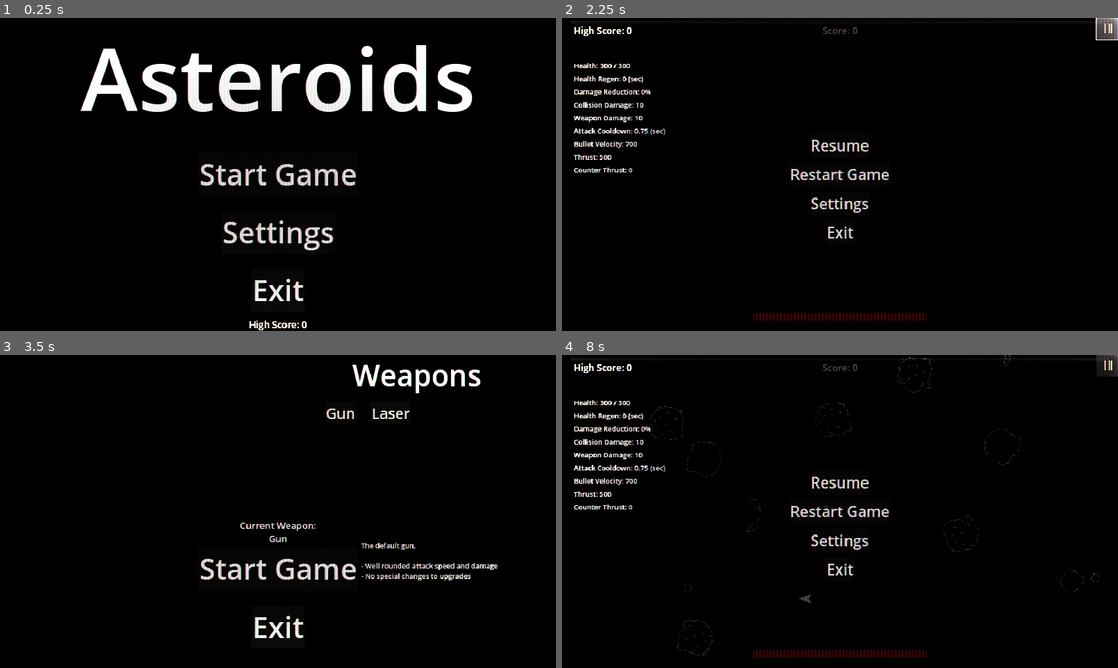
Above: before the commit, frames 1-4 (two rows, left to right).
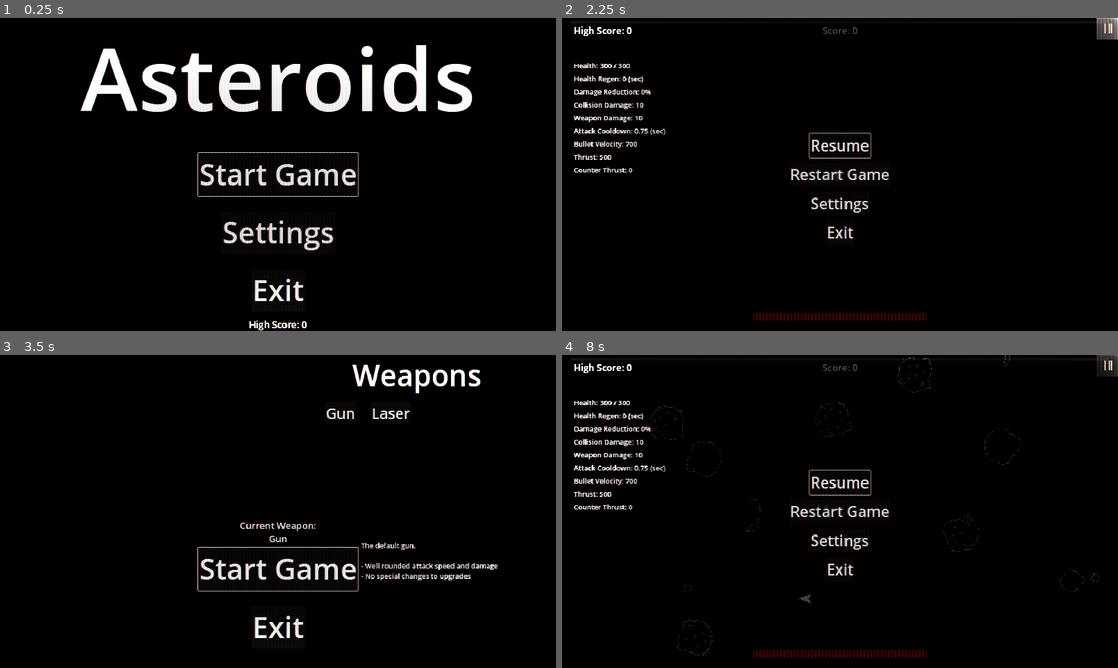
Above: after the commit, the same moments.

Repository: CoilSeb/AsteroidsPersonal
Game: Godot game, scene res://Scenes/Screens/Start Screen/StartScreen.tscn
Same seed, same stepped clock (60 frames per second), same inputs: the game is played once before the commit and once after it.
Inputs (mouse positions are in pixels of both pictures, inside the frame that each line leads up to):
- Up to frame 1 (0.25 s): no input
- Up to frame 2 (2.25 s): click "Start Game" at 0.5 s; click "Start Game" at 1.25 s; click (1106, 27) at 2 s
- Up to frame 3 (3.5 s): click "Restart Game" at 2.75 s
- Up to frame 4 (8 s): click "Start Game" at 3.5 s; tap Enter at 4.25 s; move the mouse to (962, 495) at 4.27 s; hold D (rotate_right) 4.28-5.03 s; hold Space (shoot) 4.28-5.03 s; move the mouse to (728, 527) at 5.02 s; hold S (move_backward) 5.03-5.78 s; click (728, 527) at 5.1 s; tap Space (shoot) at 5.3, 6.05, 6.8 s; move the mouse to (895, 442) at 5.77 s; hold D (rotate_right) 5.78-6.53 s; hold Right mouse button (M2) 5.78-6.53 s; move the mouse to (812, 574) at 6.52 s; hold W (move_forward) 6.53-7.28 s; tap R (reroll) at 6.6 s; move the mouse to (1006, 558) at 7.27 s; hold A (rotate_left) from 7.28 s (still down); hold Space (shoot) from 7.28 s (still down); tap Escape (Escape) at 7.9 s

The runs differ from the first frame. In frame 1, 0.2% of the frame differs, in the area x 35-65%, y 42-58%; in frame 2, 0.1%; in frame 3, 0.2%; in frame 4, less than 0.1%.

Commit message:
Add focus to start and check buttons

Diff:
--- a/Scenes/Screens/Settings/settings_menu.gd
+++ b/Scenes/Screens/Settings/settings_menu.gd
@@ -12,6 +12,7 @@
 	crt_slider.value = Global.crt_value
 	crt_line_edit.text = str(Global.crt_value)
 	check_button.button_pressed = Global.fullscreen
+	check_button.grab_focus()
 
 
 # Called every frame. 'delta' is the elapsed time since the previous frame.
@@ -56,3 +57,9 @@
 func _on_crt_line_edit_text_submitted(new_text):
 	if !has_letters(new_text) && float(new_text) <= 100:
 		crt_slider.value = float(new_text)
+
+
+func _on_visibility_changed():
+	#if settings_menu != null:
+		if self.visible:
+			check_button.grab_focus()
--- a/Scenes/Screens/Settings/settings_menu.tscn
+++ b/Scenes/Screens/Settings/settings_menu.tscn
@@ -50,6 +50,8 @@
 offset_bottom = 14.5
 grow_horizontal = 2
 grow_vertical = 2
+focus_neighbor_top = NodePath("../CheckButton")
+focus_neighbor_bottom = NodePath("../ExitButton")
 value = 100.0
 
 [node name="ExitButton" type="Button" parent="."]
@@ -66,6 +68,8 @@
 grow_horizontal = 2
 grow_vertical = 2
 pivot_offset = Vector2(50, 40)
+focus_neighbor_top = NodePath("../CRT_Slider")
+focus_neighbor_bottom = NodePath("../CheckButton")
 theme_override_font_sizes/font_size = 52
 text = "Exit"
 
@@ -82,7 +86,8 @@
 offset_bottom = -79.0
 grow_horizontal = 2
 grow_vertical = 2
-focus_mode = 0
+focus_neighbor_top = NodePath("../ExitButton")
+focus_neighbor_bottom = NodePath("../CRT_Slider")
 theme_override_font_sizes/font_size = 32
 text = "Fullscreen"
 
@@ -104,6 +109,7 @@
 alignment = 1
 max_length = 3
 
+[connection signal="visibility_changed" from="." to="." method="_on_visibility_changed"]
 [connection signal="value_changed" from="CRT_Slider" to="." method="_on_h_slider_value_changed"]
 [connection signal="pressed" from="ExitButton" to="." method="_on_exit_button_pressed"]
 [connection signal="toggled" from="CheckButton" to="." method="_on_check_button_toggled"]
--- a/Scenes/Screens/Start Screen/StartScreen.gd
+++ b/Scenes/Screens/Start Screen/StartScreen.gd
@@ -4,6 +4,8 @@
 @onready var color_rect = $ColorRect
 @onready var settings_menu = $SettingsMenu
 @onready var exit_button = $SettingsMenu/ExitButton
+@onready var start = $Control/Start
+@onready var settings_button = $Control/Settings
 
 
 func _ready():
@@ -11,11 +13,12 @@
 	color_rect.material.set_shader_parameter("aberration", Global.aberration)
 	color_rect.material.set_shader_parameter("grille_opacity", Global.grille_opacity)
 	high_score_label.text = "High Score: " + Global.get_score_text(Global.high_score)
+	start.grab_focus()
+
 
 # Called every frame. 'delta' is the elapsed time since the previous frame.
 func _process(_delta):
-	if Input.is_action_just_pressed("shoot"):
-		_on_start_pressed()
+	pass
 
 
 func _on_start_pressed():
@@ -39,3 +42,9 @@
 func crt():
 	color_rect.material.set_shader_parameter("aberration", Global.aberration)
 	color_rect.material.set_shader_parameter("grille_opacity", Global.grille_opacity)
+
+
+func _on_settings_visibility_changed():
+	if settings_menu != null:
+		if !settings_menu.visible:
+			settings_button.grab_focus()
--- a/Scenes/Screens/Start Screen/StartScreen.tscn
+++ b/Scenes/Screens/Start Screen/StartScreen.tscn
@@ -52,6 +52,8 @@
 offset_bottom = 15.5
 grow_horizontal = 2
 grow_vertical = 2
+focus_neighbor_top = NodePath("../Exit")
+focus_neighbor_bottom = NodePath("../Settings")
 theme_override_font_sizes/font_size = 100
 text = "Start Game"
 
@@ -68,6 +70,9 @@
 offset_bottom = 272.5
 grow_horizontal = 2
 grow_vertical = 2
+focus_neighbor_left = NodePath("../../SettingsMenu")
+focus_neighbor_top = NodePath("../Start")
+focus_neighbor_bottom = NodePath("../Exit")
 theme_override_font_sizes/font_size = 100
 text = "Settings"
 
@@ -84,6 +89,8 @@
 offset_bottom = 472.5
 grow_horizontal = 2
 grow_vertical = 2
+focus_neighbor_top = NodePath("../Settings")
+focus_neighbor_bottom = NodePath("../Start")
 theme_override_font_sizes/font_size = 100
 text = "Exit"
 
@@ -131,4 +138,5 @@
 
 [connection signal="pressed" from="Control/Start" to="." method="_on_start_pressed"]
 [connection signal="pressed" from="Control/Settings" to="." method="_on_settings_pressed"]
+[connection signal="visibility_changed" from="Control/Settings" to="." method="_on_settings_visibility_changed"]
 [connection signal="pressed" from="Control/Exit" to="." method="_on_exit_pressed"]
--- a/Scenes/Screens/Start_Menu/start_menu.gd
+++ b/Scenes/Screens/Start_Menu/start_menu.gd
@@ -1,6 +1,7 @@
 extends CanvasLayer
 
 @onready var color_rect = $ColorRect
+@onready var start = $Control/Start
 
 
 func _ready():
@@ -8,6 +9,7 @@
 	color_rect.material.set_shader_parameter("aberration", Global.aberration)
 	color_rect.material.set_shader_parameter("grille_opacity", Global.grille_opacity)
 	$Gun_Text.visible = true
+	start.grab_focus()
 
 
 func _process(_delta):
--- a/Scenes/Screens/Start_Menu/start_menu.tscn
+++ b/Scenes/Screens/Start_Menu/start_menu.tscn
@@ -51,6 +51,8 @@
 offset_bottom = -267.5
 grow_horizontal = 2
 grow_vertical = 0
+focus_neighbor_top = NodePath("../Gun_Button")
+focus_neighbor_bottom = NodePath("../Exit")
 theme_override_font_sizes/font_size = 100
 text = "Start Game"
 
@@ -60,6 +62,9 @@
 offset_top = 161.0
 offset_right = 1230.0
 offset_bottom = 238.0
+focus_neighbor_left = NodePath("../Laser_Button")
+focus_neighbor_right = NodePath("../Laser_Button")
+focus_neighbor_bottom = NodePath("../Start")
 theme_override_font_sizes/font_size = 50
 text = "Gun"
 
@@ -69,6 +74,9 @@
 offset_top = 161.0
 offset_right = 1419.0
 offset_bottom = 238.0
+focus_neighbor_left = NodePath("../Gun_Button")
+focus_neighbor_right = NodePath("../Gun_Button")
+focus_neighbor_bottom = NodePath("../Start")
 theme_override_font_sizes/font_size = 50
 text = "Laser"
 
@@ -117,6 +125,8 @@
 offset_bottom = 472.5
 grow_horizontal = 2
 grow_vertical = 2
+focus_neighbor_top = NodePath("../Start")
+focus_neighbor_bottom = NodePath("../Start")
 theme_override_font_sizes/font_size = 100
 text = "Exit"
 
--- a/Scenes/UI/UI.gd
+++ b/Scenes/UI/UI.gd
@@ -91,7 +91,7 @@
 	$PauseMenu/VBoxContainer/Collision_Damage_Label.text = "Collision Damage: " + str(Global.collision_damage)
 	$PauseMenu/VBoxContainer/Weapon_Damage_Label.text = "Weapon Damage: " + str(snapped(Global.damage, 0.01))
 	$PauseMenu/VBoxContainer/Attack_Speed_Label.text = "Attack Cooldown: " + str(snapped(Global.attack_speed, 0.01)) + " (sec)"
-	$PauseMenu/VBoxContainer/Bullet_Velocity_Label.text = "Bullet Velocity: " + str(Global.bullet_velocity)
+	$PauseMenu/VBoxContainer/Bullet_Velocity_Label.text = "Bullet Velocity: " + str(snapped(Global.bullet_velocity, 1))
 	$PauseMenu/VBoxContainer/Move_Speed_Label.text = "Thrust: " + str(Global.move_speed)
 	$PauseMenu/VBoxContainer/Counter_Thrust_Label.text = "Counter Thrust: " + str(Global.counter_thrust)
 
@@ -113,6 +113,8 @@
 		get_tree().paused = true
 		for button in buttons:
 			button.visible != button.visible
+		return
+	resume_button.grab_focus()
 
 
 func _on_ResumeButton_pressed():
--- a/Scenes/UI/UI.tscn
+++ b/Scenes/UI/UI.tscn
@@ -179,6 +179,9 @@
 offset_bottom = 260.0
 grow_horizontal = 2
 grow_vertical = 2
+focus_neighbor_left = NodePath("../Third_Upgrade")
+focus_neighbor_right = NodePath("../Second_Upgrade")
+focus_neighbor_bottom = NodePath("../Reroll_Button")
 icon_alignment = 1
 vertical_icon_alignment = 0
 
@@ -224,6 +227,9 @@
 offset_bottom = 260.0
 grow_horizontal = 2
 grow_vertical = 2
+focus_neighbor_left = NodePath("../First_Upgrade")
+focus_neighbor_right = NodePath("../Third_Upgrade")
+focus_neighbor_bottom = NodePath("../Reroll_Button")
 icon_alignment = 1
 vertical_icon_alignment = 0
 
@@ -269,6 +275,9 @@
 offset_bottom = 260.0
 grow_horizontal = 2
 grow_vertical = 2
+focus_neighbor_left = NodePath("../Second_Upgrade")
+focus_neighbor_right = NodePath("../First_Upgrade")
+focus_neighbor_bottom = NodePath("../Reroll_Button")
 icon_alignment = 1
 vertical_icon_alignment = 0
 
@@ -314,6 +323,9 @@
 offset_bottom = -110.0
 grow_horizontal = 2
 grow_vertical = 0
+focus_neighbor_left = NodePath("../First_Upgrade")
+focus_neighbor_top = NodePath("../Second_Upgrade")
+focus_neighbor_right = NodePath("../Third_Upgrade")
 theme_override_font_sizes/font_size = 52
 text = "Reroll
 "
@@ -351,6 +363,8 @@
 grow_horizontal = 2
 grow_vertical = 2
 pivot_offset = Vector2(104, 40)
+focus_neighbor_top = NodePath("../ExitButton")
+focus_neighbor_bottom = NodePath("../Restart")
 theme_override_font_sizes/font_size = 52
 text = "Resume"
 
@@ -367,6 +381,8 @@
 offset_bottom = 40.0
 grow_horizontal = 2
 grow_vertical = 2
+focus_neighbor_top = NodePath("../ResumeButton")
+focus_neighbor_bottom = NodePath("../SettingsButton")
 theme_override_font_sizes/font_size = 52
 text = "Restart Game"
 
@@ -384,6 +400,8 @@
 grow_horizontal = 2
 grow_vertical = 2
 pivot_offset = Vector2(50, 40)
+focus_neighbor_top = NodePath("../Restart")
+focus_neighbor_bottom = NodePath("../ExitButton")
 theme_override_font_sizes/font_size = 52
 text = "Settings"
 
@@ -401,6 +419,8 @@
 grow_horizontal = 2
 grow_vertical = 2
 pivot_offset = Vector2(50, 40)
+focus_neighbor_top = NodePath("../SettingsButton")
+focus_neighbor_bottom = NodePath("../ResumeButton")
 theme_override_font_sizes/font_size = 52
 text = "Exit"
 
--- a/project.godot
+++ b/project.godot
@@ -37,6 +37,38 @@
 
 [input]
 
+ui_left={
+"deadzone": 0.5,
+"events": [Object(InputEventKey,"resource_local_to_scene":false,"resource_name":"","device":0,"window_id":0,"alt_pressed":false,"shift_pressed":false,"ctrl_pressed":false,"meta_pressed":false,"pressed":false,"keycode":4194319,"physical_keycode":0,"key_label":0,"unicode":0,"echo":false,"script":null)
+, Object(InputEventJoypadButton,"resource_local_to_scene":false,"resource_name":"","device":0,"button_index":13,"pressure":0.0,"pressed":false,"script":null)
+, Object(InputEventJoypadMotion,"resource_local_to_scene":false,"resource_name":"","device":0,"axis":0,"axis_value":-1.0,"script":null)
+, Object(InputEventKey,"resource_local_to_scene":false,"resource_name":"","device":-1,"window_id":0,"alt_pressed":false,"shift_pressed":false,"ctrl_pressed":false,"meta_pressed":false,"pressed":false,"keycode":0,"physical_keycode":65,"key_label":0,"unicode":97,"echo":false,"script":null)
+]
+}
+ui_right={
+"deadzone": 0.5,
+"events": [Object(InputEventKey,"resource_local_to_scene":false,"resource_name":"","device":0,"window_id":0,"alt_pressed":false,"shift_pressed":false,"ctrl_pressed":false,"meta_pressed":false,"pressed":false,"keycode":4194321,"physical_keycode":0,"key_label":0,"unicode":0,"echo":false,"script":null)
+, Object(InputEventJoypadButton,"resource_local_to_scene":false,"resource_name":"","device":0,"button_index":14,"pressure":0.0,"pressed":false,"script":null)
+, Object(InputEventJoypadMotion,"resource_local_to_scene":false,"resource_name":"","device":0,"axis":0,"axis_value":1.0,"script":null)
+, Object(InputEventKey,"resource_local_to_scene":false,"resource_name":"","device":-1,"window_id":0,"alt_pressed":false,"shift_pressed":false,"ctrl_pressed":false,"meta_pressed":false,"pressed":false,"keycode":0,"physical_keycode":68,"key_label":0,"unicode":100,"echo":false,"script":null)
+]
+}
+ui_up={
+"deadzone": 0.5,
+"events": [Object(InputEventKey,"resource_local_to_scene":false,"resource_name":"","device":0,"window_id":0,"alt_pressed":false,"shift_pressed":false,"ctrl_pressed":false,"meta_pressed":false,"pressed":false,"keycode":4194320,"physical_keycode":0,"key_label":0,"unicode":0,"echo":false,"script":null)
+, Object(InputEventJoypadButton,"resource_local_to_scene":false,"resource_name":"","device":0,"button_index":11,"pressure":0.0,"pressed":false,"script":null)
+, Object(InputEventJoypadMotion,"resource_local_to_scene":false,"resource_name":"","device":0,"axis":1,"axis_value":-1.0,"script":null)
+, Object(InputEventKey,"resource_local_to_scene":false,"resource_name":"","device":-1,"window_id":0,"alt_pressed":false,"shift_pressed":false,"ctrl_pressed":false,"meta_pressed":false,"pressed":false,"keycode":0,"physical_keycode":87,"key_label":0,"unicode":119,"echo":false,"script":null)
+]
+}
+ui_down={
+"deadzone": 0.5,
+"events": [Object(InputEventKey,"resource_local_to_scene":false,"resource_name":"","device":0,"window_id":0,"alt_pressed":false,"shift_pressed":false,"ctrl_pressed":false,"meta_pressed":false,"pressed":false,"keycode":4194322,"physical_keycode":0,"key_label":0,"unicode":0,"echo":false,"script":null)
+, Object(InputEventJoypadButton,"resource_local_to_scene":false,"resource_name":"","device":0,"button_index":12,"pressure":0.0,"pressed":false,"script":null)
+, Object(InputEventJoypadMotion,"resource_local_to_scene":false,"resource_name":"","device":0,"axis":1,"axis_value":1.0,"script":null)
+, Object(InputEventKey,"resource_local_to_scene":false,"resource_name":"","device":-1,"window_id":0,"alt_pressed":false,"shift_pressed":false,"ctrl_pressed":false,"meta_pressed":false,"pressed":false,"keycode":0,"physical_keycode":83,"key_label":0,"unicode":115,"echo":false,"script":null)
+]
+}
 rotate_left={
 "deadzone": 0.5,
 "events": [Object(InputEventKey,"resource_local_to_scene":false,"resource_name":"","device":-1,"window_id":0,"alt_pressed":false,"shift_pressed":false,"ctrl_pressed":false,"meta_pressed":false,"pressed":false,"keycode":0,"physical_keycode":65,"key_label":0,"unicode":97,"echo":false,"script":null)
